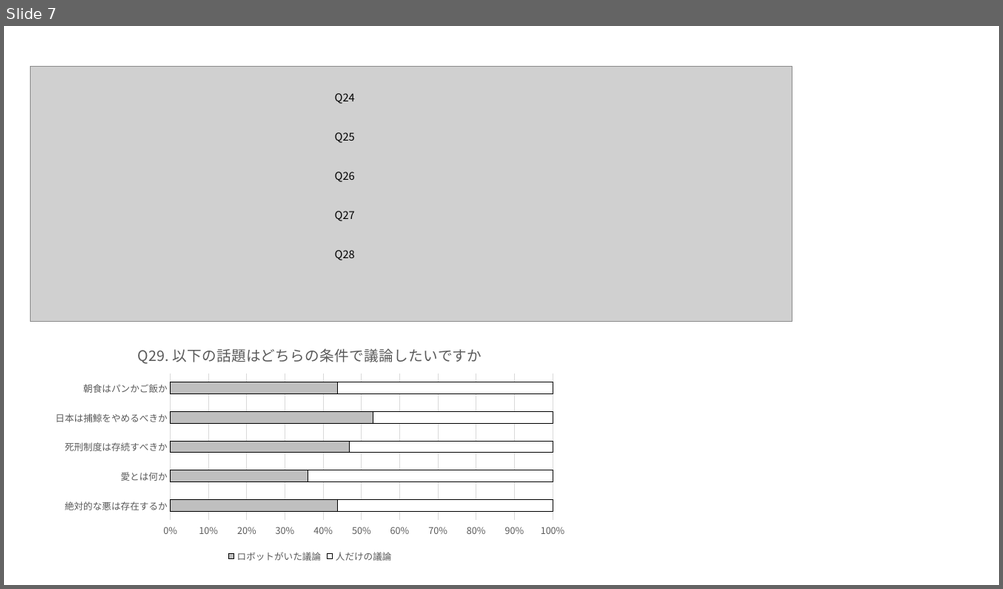
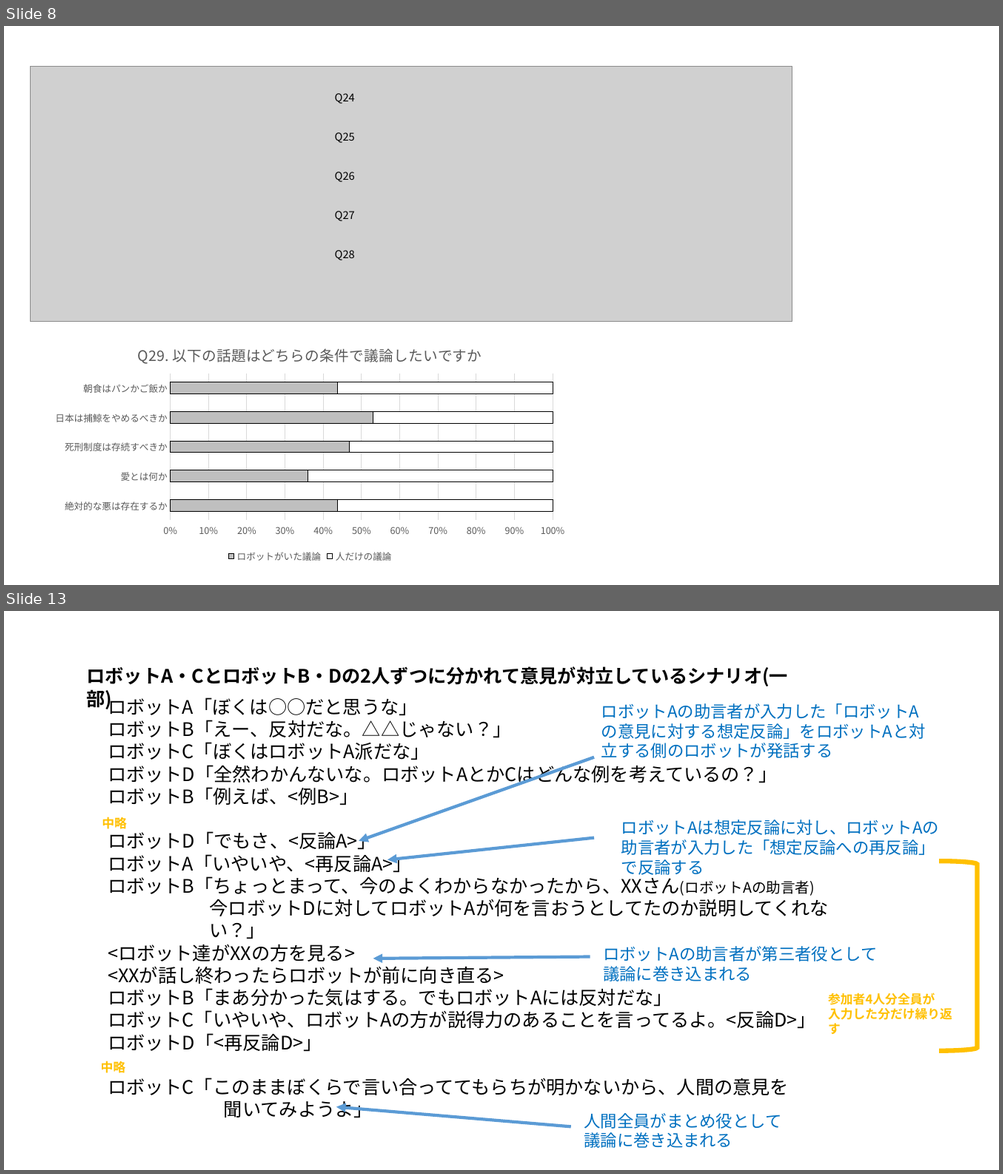
Before and after one commit to anchor200/2020_B_thesis, a slide deck: 図.pptx. Shown one above the other, each under a label of ours: slide 7 before the commit, slides 8 and 13 after it; the slides between them are not shown. The pictures are 1003x589 and 1003x1174 pixels, drawn with LibreOffice and Linux fonts; fonts in the diff are those of the drawing; grey boxes stand for pictures. Boxes give left, top, right and bottom in pixels: in the first picture for what was removed or moved away, otherwise in the second. Text is boxed around its words. In the diff, an @@ line names an element or a change of style, - is before the commit and + after.

```diff
--- a/図.pptx
+++ b/図.pptx
@@ slide 13 added at (x1=4, y1=611, x2=999, y2=1170), background #FFFFFF @@
@@ text added at (x1=87, y1=667, x2=788, y2=686), 18 pt, text #000000, bold @@
+ロボットA・CとロボットB・Dの2人ずつに分かれて意見が対立しているシナリオ(一部)
@@ text added at (x1=108, y1=695, x2=828, y2=1119), 18 pt, text #000000 @@
+ロボットA「ぼくは○○だと思うな」
+ロボットB「えー、反対だな。△△じゃない？」
+ロボットC「ぼくはロボットA派だな」
+ロボットD「全然わかんないな。ロボットAとかCはどんな例を考えているの？」
+ロボットB「例えば、<例B>」
+ロボットD「でもさ、<反論A>」
+ロボットA「いやいや、<再反論A>」
+ロボットB「ちょっとまって、今のよくわからなかったから、XXさん(ロボットAの助言者)
+今ロボットDに対してロボットAが何を言おうとしてたのか説明してくれな
+い？」
+<ロボット達がXXの方を見る>
+<XXが話し終わったらロボットが前に向き直る>
+ロボットB「まあ分かった気はする。でもロボットAには反対だな」
+ロボットC「いやいや、ロボットAの方が説得力のあることを言ってるよ。<反論D>」
+ロボットD「<再反論D>」
+ロボットC「このままぼくらで言い合っててもらちが明かないから、人間の意見を
+聞いてみようよ」
@@ text added at (x1=601, y1=703, x2=925, y2=739), 16 pt, text #0070C0 @@
+ロボットAの助言者が入力した「ロボットAの意見に対する想定反論」をロボットAと対立する側のロボットが発話する
@@ arrow added from (595, 758) to (358, 841), #5B9BD5 3 pt @@
@@ text added at (x1=102, y1=817, x2=127, y2=829), 12 pt, text #FFC000, bold @@
+中略
@@ text added at (x1=621, y1=820, x2=939, y2=875), 16 pt, text #0070C0 @@
+ロボットAは想定反論に対し、ロボットAの助言者が入力した「想定反論への再反論」で反論する
@@ arrow added from (595, 838) to (387, 860), #5B9BD5 3 pt @@
@@ right bracket added at (x1=939, y1=861, x2=977, y2=1051), outline #FFC000 4.5 pt @@
@@ arrow added from (589, 957) to (373, 959), #5B9BD5 3 pt @@
@@ text added at (x1=603, y1=946, x2=876, y2=982), 16 pt, text #0070C0 @@
+ロボットAの助言者が第三者役として
+議論に巻き込まれる
@@ text added at (x1=828, y1=993, x2=952, y2=1034), 12 pt, text #FFC000, bold @@
+参加者4人分全員が
+入力した分だけ繰り返す
@@ text added at (x1=101, y1=1061, x2=126, y2=1073), 12 pt, text #FFC000, bold @@
+中略
@@ arrow added from (571, 1128) to (336, 1107), #5B9BD5 3 pt @@
@@ text added at (x1=583, y1=1113, x2=781, y2=1148), 16 pt, text #0070C0 @@
+人間全員がまとめ役として
+議論に巻き込まれる
@@ what was slide 7 is now slide 8 @@
```
Also in this commit, not shown: 1 slide changed, 8 other slides added, 25 other files.
